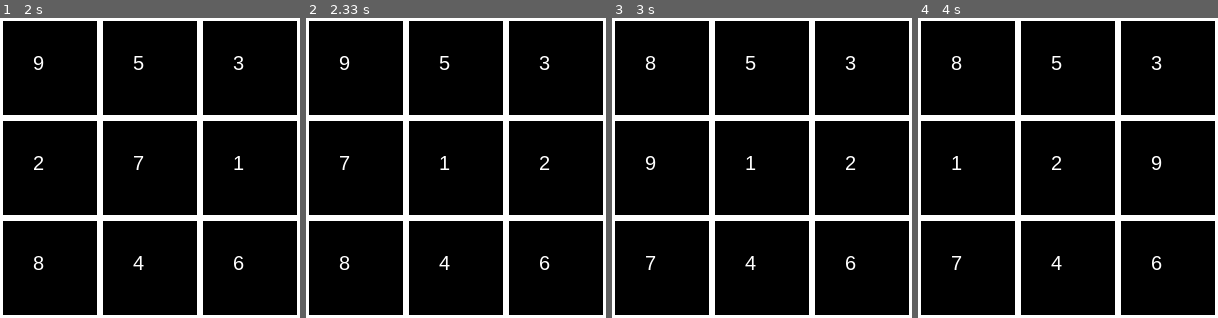
Above: before the commit, frames 1-4 (left to right).
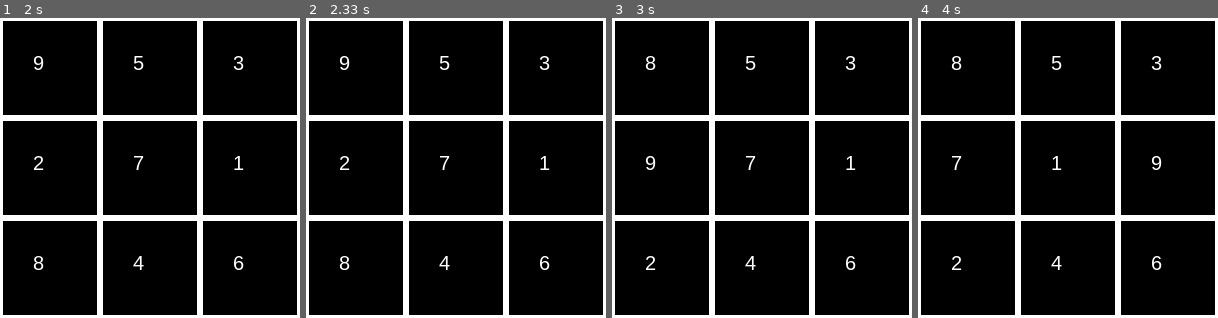
Above: after the commit, the same moments.

Repository: mikytron123/SlidingGame-PyGame
Game: pygame game, started from sliding.py
Same seed, same stepped clock (60 frames per second), same inputs: the game is played once before the commit and once after it.
Inputs (mouse positions are in pixels of both pictures, inside the frame that each line leads up to):
- Up to frame 1 (2 s): press the mouse at (39, 138) at 0.37 s; move the mouse to (69, 189) at 0.47 s; release the mouse at (99, 237) at 0.6 s; press the mouse at (39, 138) at 0.7 s; move the mouse to (54, 198) at 0.8 s; release the mouse at (72, 261) at 0.93 s; press the mouse at (39, 138) at 1.2 s; move the mouse to (132, 99) at 1.3 s; release the mouse at (228, 57) at 1.43 s; press the mouse at (39, 138) at 1.83 s; move the mouse to (48, 144) at 1.93 s
- Up to frame 2 (2.33 s): release the mouse at (366, 150) at 2.07 s
- Up to frame 3 (3 s): press the mouse at (651, 138) at 2.63 s; move the mouse to (669, 189) at 2.73 s; release the mouse at (687, 240) at 2.87 s
- Up to frame 4 (4 s): press the mouse at (957, 138) at 3.57 s; move the mouse to (1038, 207) at 3.67 s; release the mouse at (1119, 273) at 3.8 s

Frame 1 is identical in both runs. In frame 2, 0.2% of the frame differs, in the area x 11-81%, y 46-51%; in frame 3, 0.2%; in frame 4, 0.2%.

Commit message:
added type annotations

Diff:
--- a/sliding.py
+++ b/sliding.py
@@ -19,13 +19,14 @@
 board = np.arange(1,m*n+1,1)
 board.resize((m,n))
 
+Point = Tuple[int,int]
 
 class SlidingGame:
     def __init__(self,board:np.ndarray):
         self.board = board
 
 
-    def rotationA(self,pointA,pointB,pointC,dir):
+    def rotationA(self,pointA:Point,pointB:Point,pointC:Point,dir:str):
         q = pointC[1] - pointB[1]
         r = pointB[0]
         p = abs(pointB[0] - pointA[0])
@@ -63,7 +64,7 @@
         return self.board
 
 
-    def rotationB(self,pointA,pointB,pointC,dir):
+    def rotationB(self,pointA:Point,pointB:Point,pointC:Point,dir:str):
         q = pointB[1] - pointA[1]
         r = pointB[0]
         p = abs(pointC[0] - pointA[0])
@@ -107,13 +108,12 @@
         self.screen = pygame.display.set_mode((WIDTH,HEIGHT))
         self.font = pygame.font.SysFont('arial',20)
 
-        self.board = self.randomize()
+        self.randomize()
         self.drawboard()
         pygame.display.update()
 
         while running:
             for event in pygame.event.get():
-                #self.screen.fill((0,0,0))
                 if event.type == pygame.QUIT:
                     running = False
                     pygame.display.quit()
@@ -121,13 +121,14 @@
                     sys.exit()
 
                 if event.type == pygame.MOUSEBUTTONDOWN:
-                    elem = event.pos[0]//SQUARESIZE,event.pos[1]//SQUARESIZE
-                    elemx,elemy = elem
+                    elemx,elemy = event.pos[0]//SQUARESIZE,event.pos[1]//SQUARESIZE
+
                 if event.type == pygame.MOUSEBUTTONUP:
-                    elem2 = event.pos[0]//SQUARESIZE,event.pos[1]//SQUARESIZE
-                    elem2x,elem2y = elem2
+                    elem2x,elem2y = event.pos[0]//SQUARESIZE,event.pos[1]//SQUARESIZE
+
                     deltax = elem2x-elemx
                     deltay = elem2y - elemy
+
                     if deltax > 0:
                         direc = Direction.East
                         amount = deltax
@@ -140,11 +141,11 @@
                     elif deltay > 0:
                         direc = Direction.South
                         amount = deltay
-                    moved = True
+                    moved = deltax!=0 or deltay!=0
                 if moved:
 
-                    elem = elem[1],elem[0]
-                    board = self.moveboard(elem,direc,amount)
+                    elem = elemy,elemx
+                    self.moveboard(elem,direc,amount)
                     moved=False
                     self.drawboard()
                     pygame.display.update()
@@ -170,8 +171,8 @@
             direc = random.choice(direcs)
             amount = random.randint(1,m-1)
             elem = randx,randy
-            self.board = self.moveboard(elem,direc,amount)
-        return self.board
+            self.moveboard(elem,direc,amount)
+
 
 
     def checkwin(self) -> bool:
@@ -204,7 +205,7 @@
             self.board[x,:] = np.roll(self.board[x,:],amount)
         if direc == Direction.East:
             self.board[x,:] = np.roll(self.board[x,:],amount)
-        return self.board
+
 
 if __name__ == "__main__":
 
